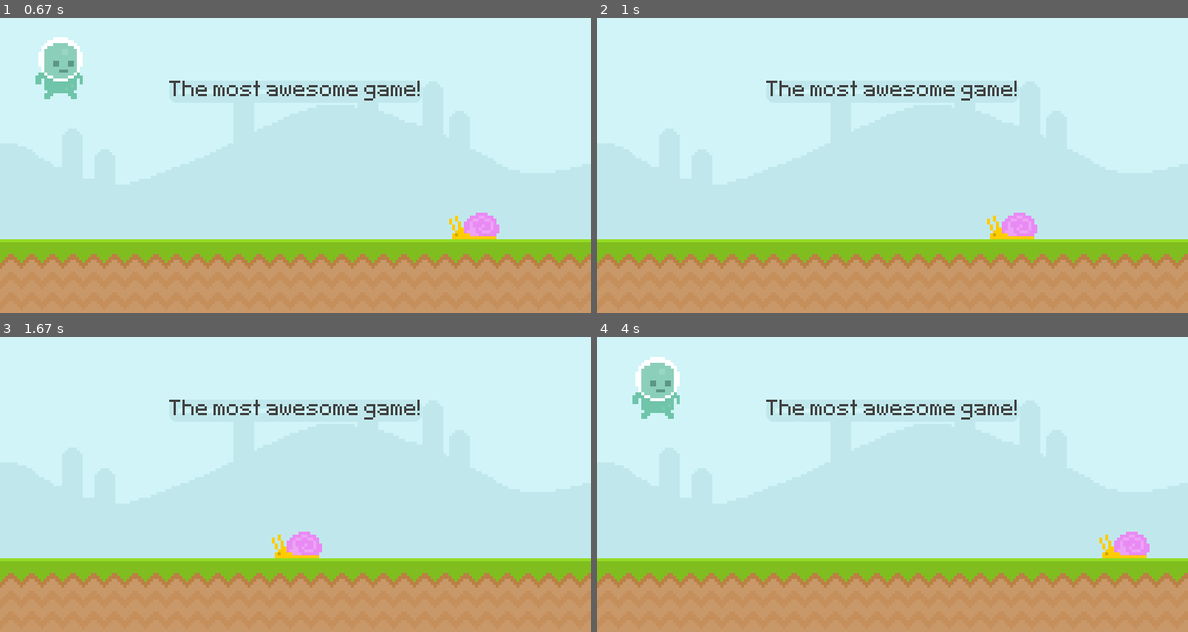
Above: before the commit, frames 1-4 (two rows, left to right).
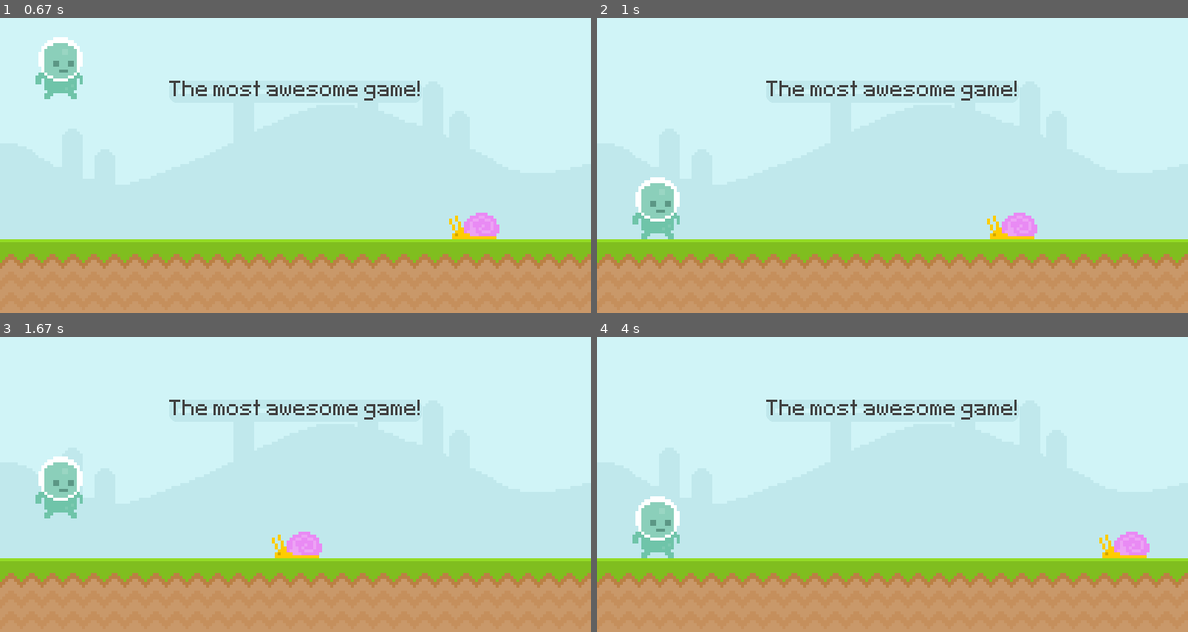
Above: after the commit, the same moments.

Repository: MatildaMared/practice__pygame-test
Game: pygame game, started from main.py
Same seed, same stepped clock (60 frames per second), same inputs: the game is played once before the commit and once after it.
Inputs (mouse positions are in pixels of both pictures, inside the frame that each line leads up to):
- Up to frame 1 (0.67 s): tap Space at 0.33 s
- Up to frame 2 (1 s): click (656, 71) at 0.72 s
- Up to frame 3 (1.67 s): tap Space at 1.07, 1.37 s
- Up to frame 4 (4 s): click (656, 525) at 1.88 s; tap Space at 2.23, 2.53, 3.3 s

Frame 1 is identical in both runs. In frame 2, 1.3% of the frame differs, in the area x 6-14%, y 54-75%; in frame 3, 1.3%; in frame 4, 2.5%, in the area x 6-14%, y 6-75%.

Commit message:
implement so that it is only possible to jump if the player is on the ground

Diff:
--- a/main.py
+++ b/main.py
@@ -29,10 +29,10 @@
             pygame.quit()
             exit()
         if event.type == pygame.MOUSEBUTTONDOWN:
-            if player_rect.collidepoint(event.pos):
+            if player_rect.collidepoint(event.pos) and player_rect.bottom == 300:
                 player_gravity = -20
         if event.type == pygame.KEYDOWN:
-            if event.key == pygame.K_SPACE:
+            if event.key == pygame.K_SPACE and player_rect.bottom == 300:
                 player_gravity = -20
 
     # Background
